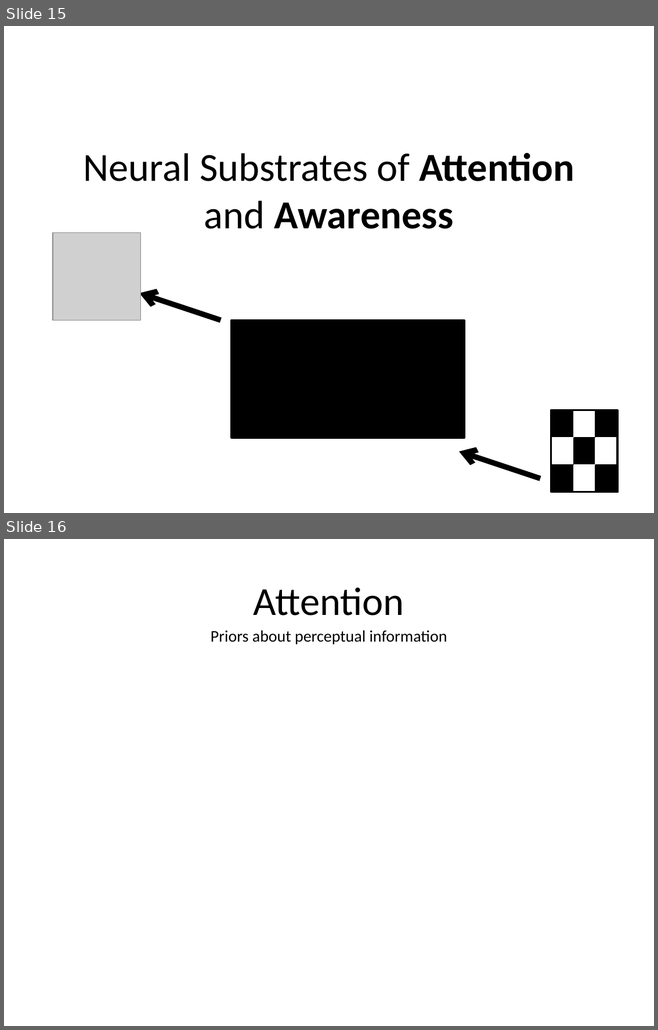
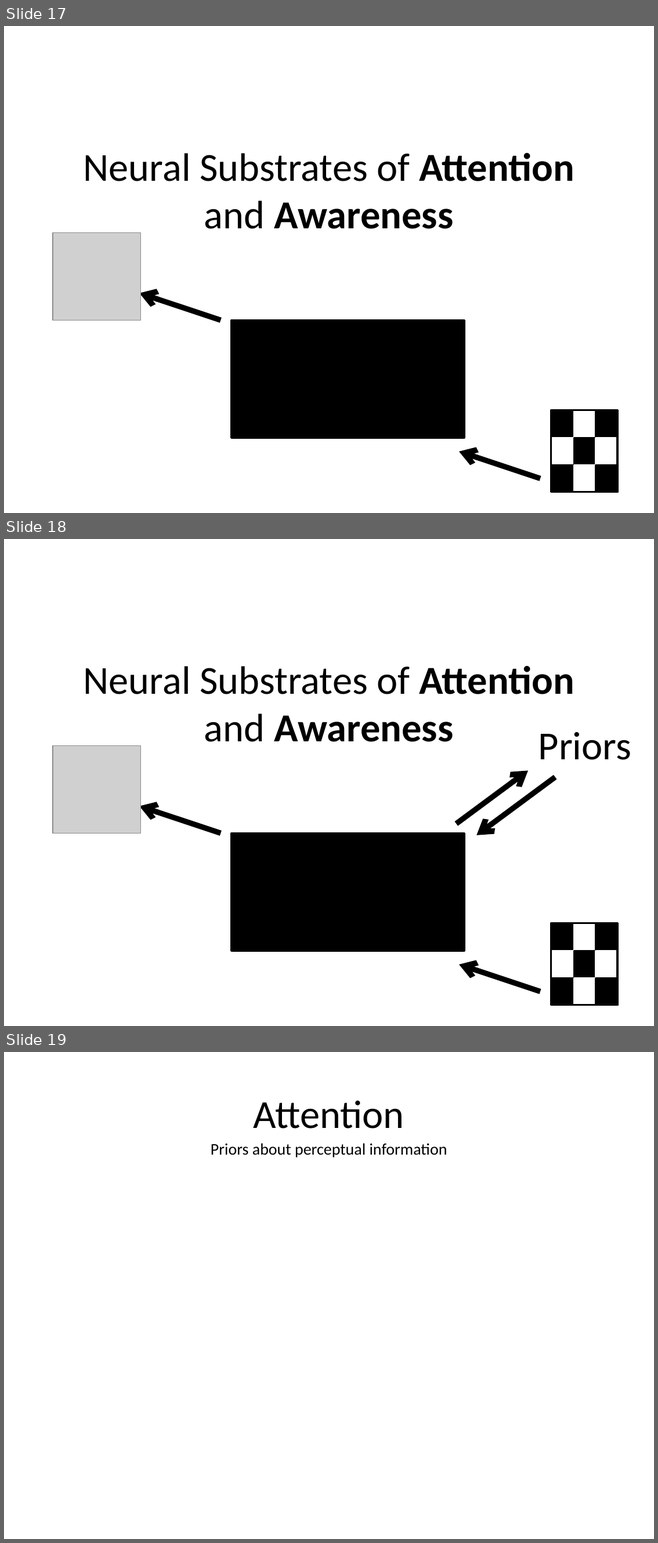
Before and after one commit to dbirman/att_awe, a slide deck: talks/20160823_mad_birman.pptx. Shown one above the other, each under a label of ours: slides 15 and 16 before the commit, slides 17, 18 and 19 after it. The pictures are 658x1030 and 658x1543 pixels, drawn with LibreOffice and Linux fonts; fonts in the diff are those of the drawing; grey boxes stand for pictures. Boxes give left, top, right and bottom in pixels: in the first picture for what was removed or moved away, otherwise in the second. Text is boxed around its words. In the diff, an @@ line names an element or a change of style, - is before the commit and + after.

```diff
--- a/talks/20160823_mad_birman.pptx
+++ b/talks/20160823_mad_birman.pptx
@@ slide 18 added at [4,539,654,1026], background #FFFFFF @@
@@ text added at [83,666,574,742], 44 pt, text #000000 @@
+Neural Substrates of Attention and Awareness
@@ picture added at [53,745,140,833] @@
@@ text added at [538,732,631,760], 44 pt, text #000000 @@
+Priors
@@ arrow added from (456, 824) to (528, 771), #000000 6 pt @@
@@ arrow added from (555, 777) to (476, 835), #000000 6 pt @@
@@ arrow added from (220, 833) to (139, 806), #000000 6 pt @@
@@ rectangle added at [231,833,464,951], fill #000000, outline #000000 2 pt @@
@@ group added at [551,924,617,1005]: 10 rectangles @@
@@ arrow added from (540, 992) to (459, 965), #000000 6 pt @@
@@ what was slide 15 is now slide 17 @@
@@ what was slide 16 is now slide 19 @@
```
Also in this commit, not shown: 16 slides changed, 5 other slides added, 6 slides removed.
